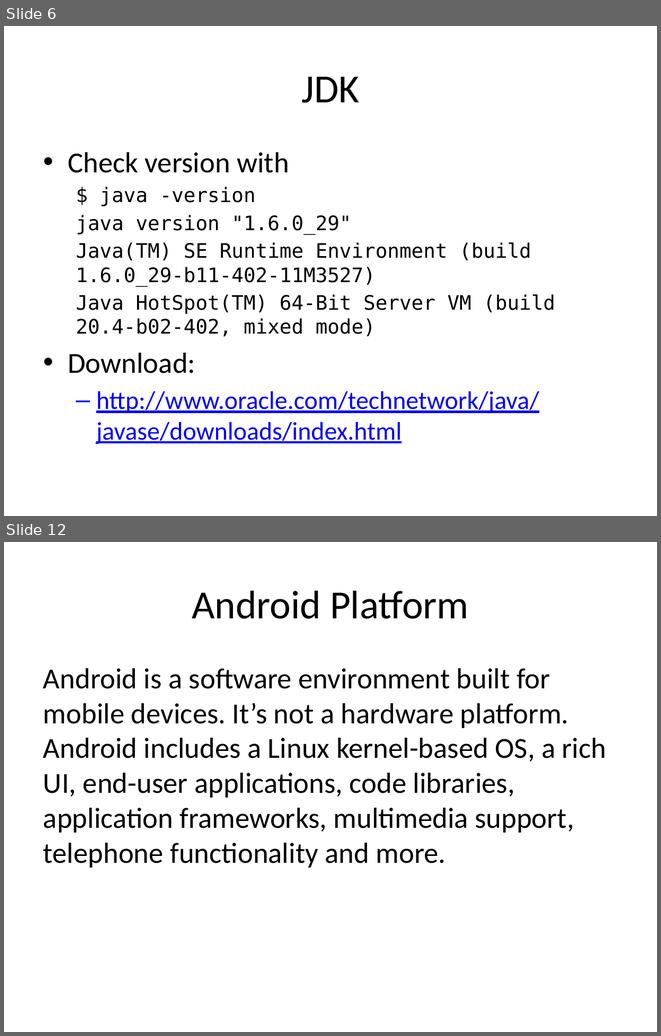
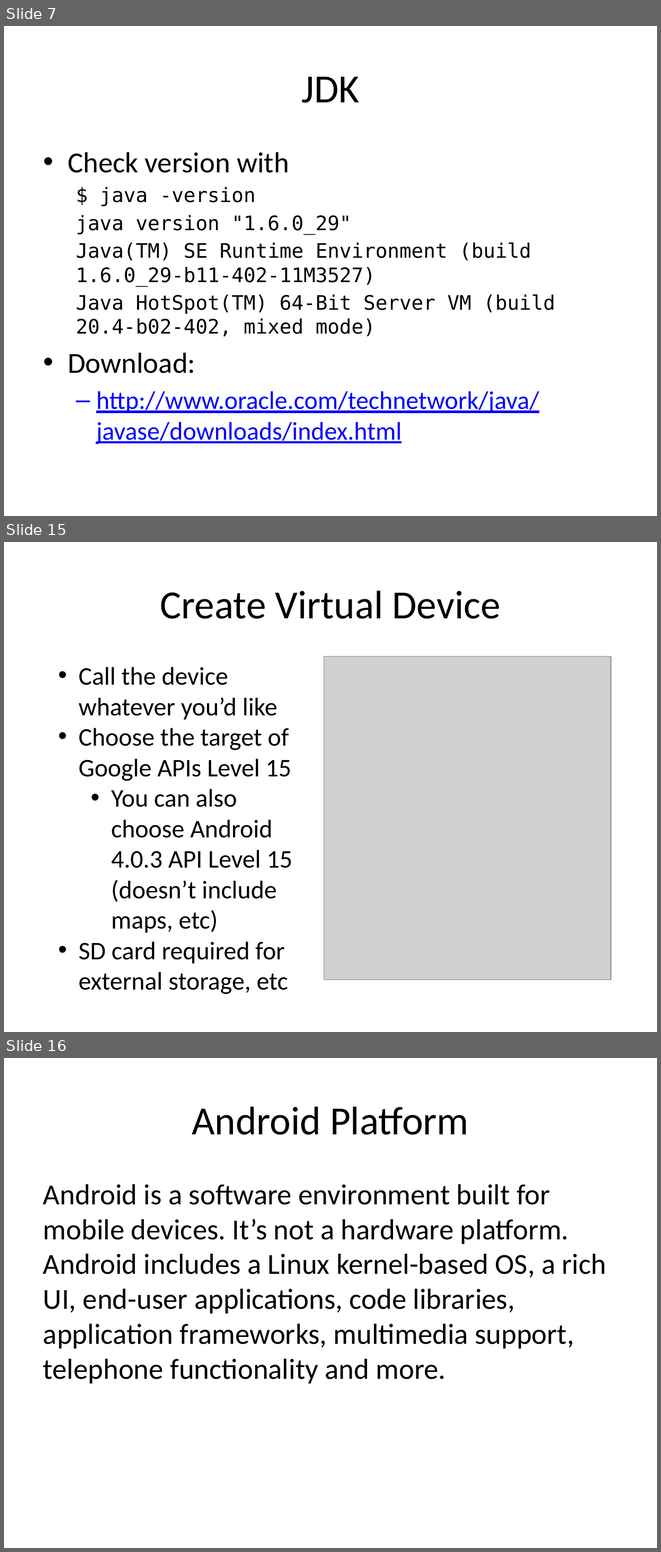
Before and after one commit to chadmaughan/learn-android, a slide deck: android.pptx. Shown one above the other, each under a label of ours: slides 6 and 12 before the commit, slides 7, 15 and 16 after it; the slides between them are not shown. The pictures are 661x1036 and 661x1552 pixels, drawn with LibreOffice and Linux fonts; fonts in the diff are those of the drawing; grey boxes stand for pictures. Boxes give left, top, right and bottom in pixels: in the first picture for what was removed or moved away, otherwise in the second. Text is boxed around its words. In the diff, an @@ line names an element or a change of style, - is before the commit and + after.

Commit message:
lab 4 internal storage and PPT update

```diff
--- a/android.pptx
+++ b/android.pptx
@@ slide 15 added at [4,542,657,1032], background #FFFFFF @@
@@ title added at [160,590,501,619], 44 pt, text #000000 @@
+Create Virtual Device
@@ text added at [79,667,292,994], 28 pt, text #000000 @@
+• Call the device whatever you’d like
+• Choose the target of Google APIs Level 15
+  • You can also choose Android 4.0.3 API Level 15 (doesn’t include maps, etc)
+• SD card required for external storage, etc
@@ picture added at [324,656,611,979] @@
@@ what was slide 6 is now slide 7 @@
@@ what was slide 12 is now slide 16 @@
```
Also in this commit, not shown: 10 slides changed, 3 other slides added, 17 other files.
